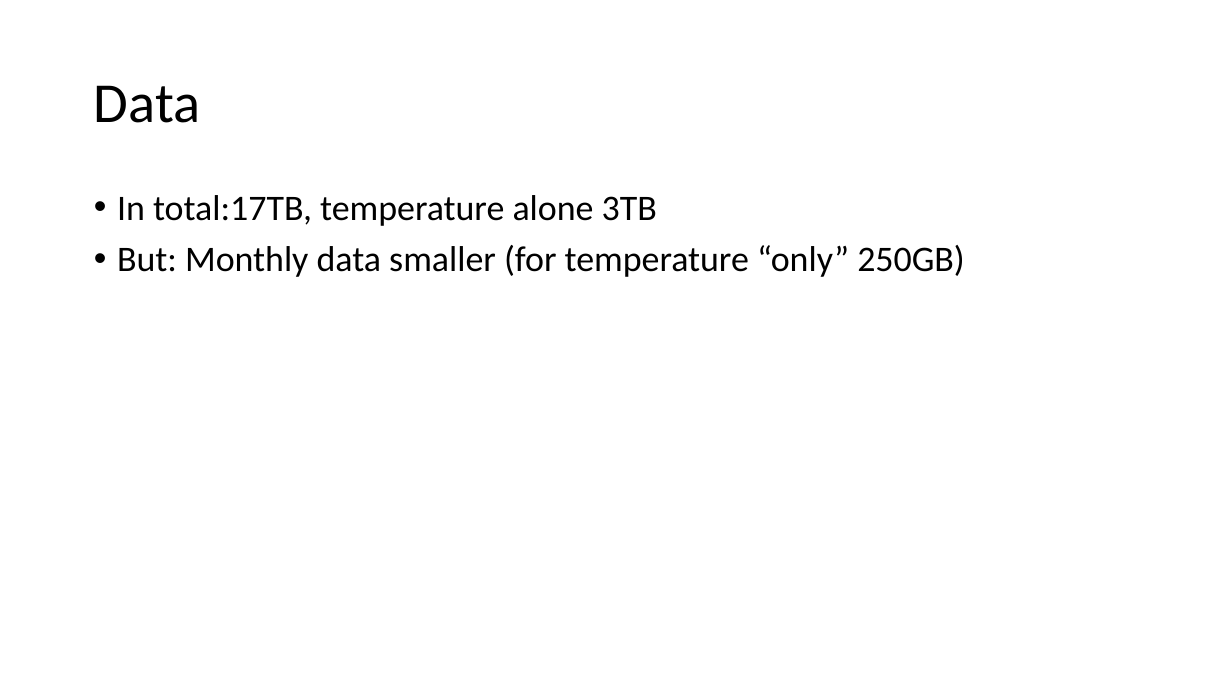
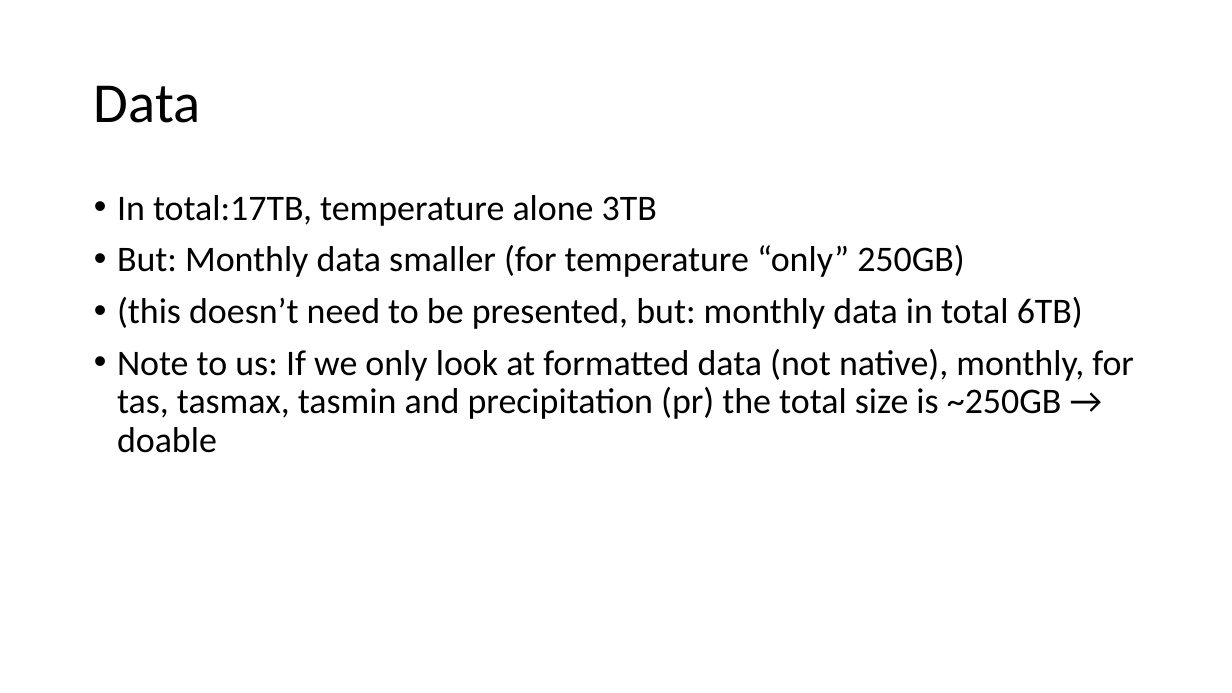
Before and after one commit to fussballball/stat222, a slide deck: slide 5 of Presentation 1 Climate Change Problem.pptx. Drawn at 1232x693 pixels with LibreOffice and Linux fonts; fonts in the diff are those of the drawing. Boxes give left, top, right and bottom in pixels: in the first picture for what was removed or moved away, otherwise in the second. Text is boxed around its words. In the diff, an @@ line names an element or a change of style, - is before the commit and + after.

```diff
--- a/Presentation 1 Climate Change Problem.pptx
+++ b/Presentation 1 Climate Change Problem.pptx
@@ text at (117,297,1134,453): paragraphs added @@
+• (this doesn’t need to be presented, but: monthly data in total 6TB)
+• Note to us: If we only look at formatted data (not native), monthly, for tas, tasmax, tasmin and precipitation (pr) the total size is ~250GB → doable
```
Also in this commit, not shown: 1 slide added.
